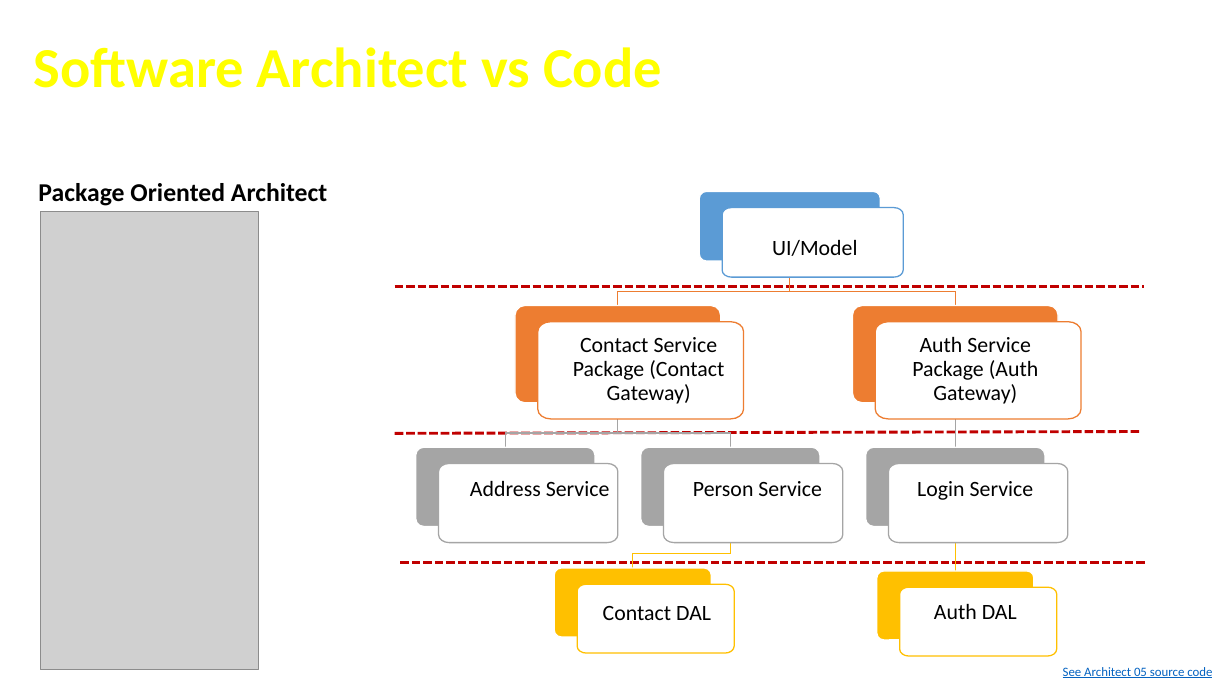
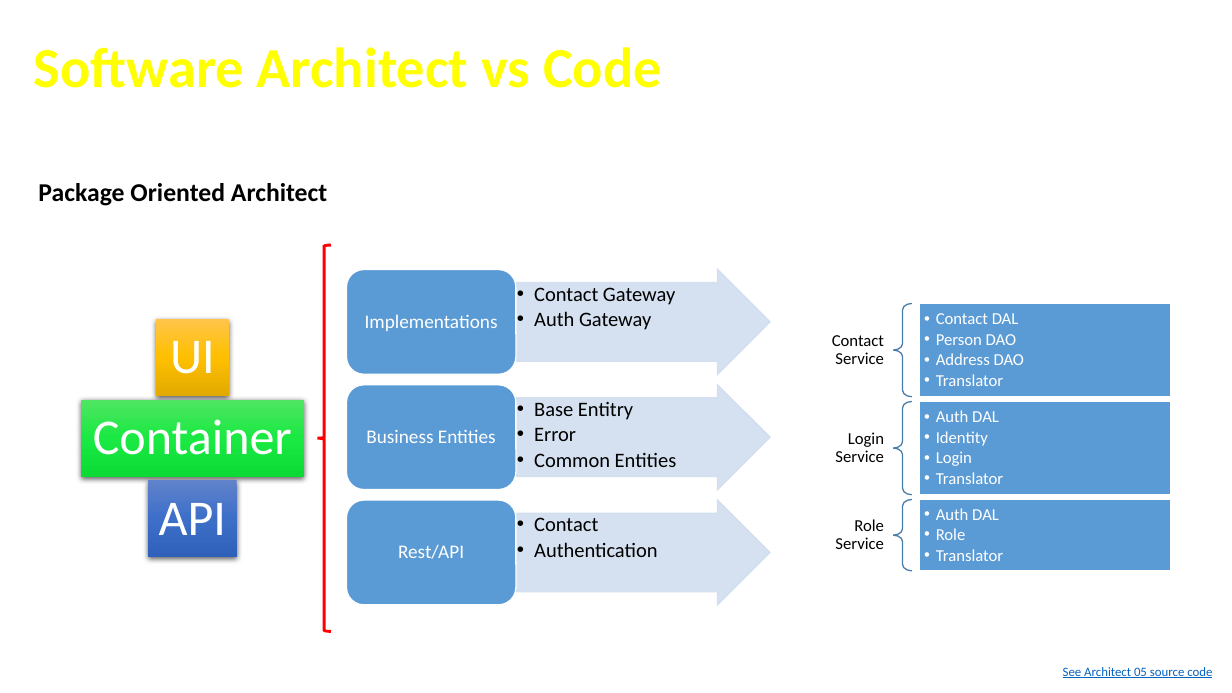
Before and after one commit to cfclick/CFSummit2016, a slide deck: slide 28 of powerpoint/architect/Crafting CF App Like An Architect.pptx. Drawn at 1232x693 pixels with LibreOffice and Linux fonts; fonts in the diff are those of the drawing; grey boxes stand for pictures; background and template pictures are left out. Boxes give left, top, right and bottom in pixels: in the first picture for what was removed or moved away, otherwise in the second. Text is boxed around its words. In the diff, an @@ line names an element or a change of style, - is before the commit and + after.

Commit message:
package oriented slide

```diff
--- a/powerpoint/architect/Crafting CF App Like An Architect.pptx
+++ b/powerpoint/architect/Crafting CF App Like An Architect.pptx
@@ picture removed at (41, 212, 259, 670) @@
@@ left brace added at (317, 245, 331, 631), outline #FF0000 2.25 pt @@
@@ rounded rectangle: place and size @@
-rounded rectangle at (700, 191, 881, 261)
+rounded rectangle at (347, 270, 516, 374)
@@ rounded rectangle at (347, 270, 516, 374): proportions changed @@
@@ line removed from (395, 287) to (1144, 287) @@
@@ rounded rectangle: place and size @@
-rounded rectangle at (416, 447, 595, 527)
+rounded rectangle at (347, 384, 516, 489)
@@ rounded rectangle at (347, 384, 516, 489): fill #A5A5A5 to #5B9BD5; proportions changed @@
@@ line removed from (395, 433) to (1140, 432) @@
@@ group added at (81, 319, 304, 557): 3 rectangles, 3 texts @@
+UI
+Container
+API
@@ group added at (832, 303, 1171, 571): 6 texts, 3 left braces, 3 rectangles @@
+Contact Service
+  • Contact DAL
+  • Person DAO
+  • Address DAO
+  • Translator
+Login Service
+  • Auth DAL
+  • Identity
+  • Login
+  • Translator
+Role Service
+  • Auth DAL
+  • Role
+  • Translator
@@ group added at (347, 270, 770, 604): 6 texts, 3 right arrows, 1 rounded rectangle @@
+  • Contact Gateway
+  • Auth Gateway
+Implementations
+  • Base Entitry
+  • Error
+  • Common Entities
+Business Entities
+  • Contact
+  • Authentication
+Rest/API
@@ line removed from (400, 562) to (1145, 562) @@
@@ group removed at (439, 208, 1081, 656): 15 freeform shapes, 6 rounded rectangles @@
-UI/Model
-Contact Service Package (Contact Gateway)
-Address Service
-Person Service
-Contact DAL
-Auth Service Package (Auth Gateway)
-Login Service
-Auth DAL
```
Also in this commit, not shown: 1 slide added.
